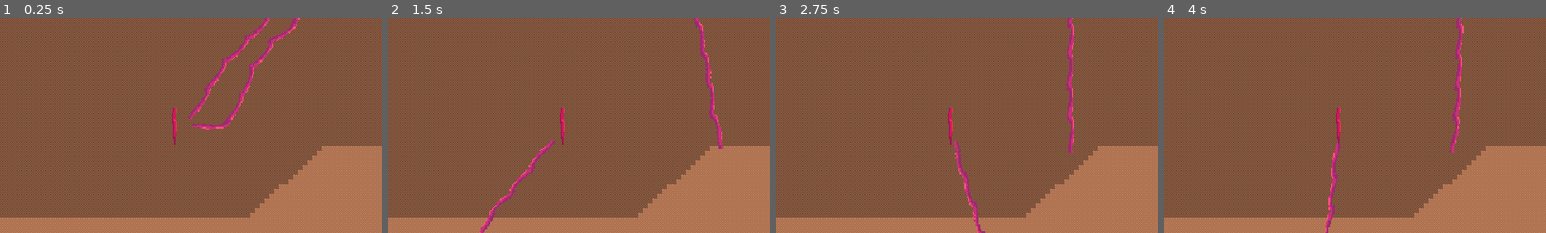
Above: before the commit, frames 1-4 (left to right).
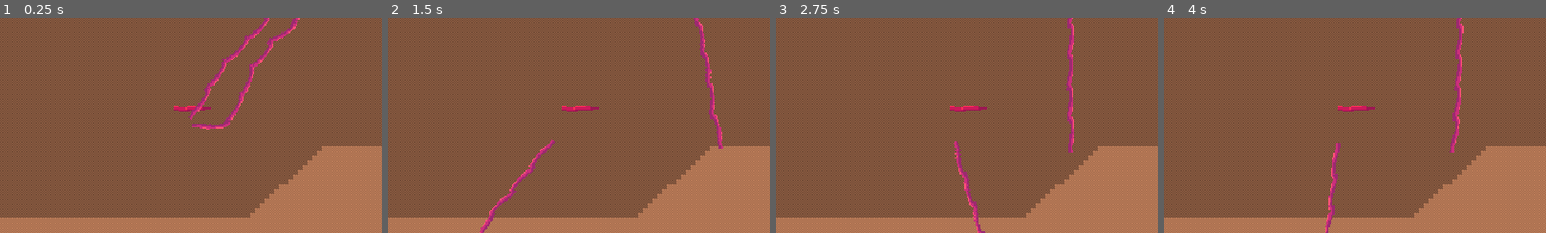
Above: after the commit, the same moments.

Repository: AlbieGray/LD57
Game: Godot game, scene res://Scenes/rope/rope_canvas.tscn
Same seed, same stepped clock (60 frames per second), same inputs: the game is played once before the commit and once after it. This scene is started directly instead of the project's main scene. The engine's default icon, where the game draws it, is replaced by a stand-in: a white triangle on a blue panel in a dark square.
Inputs (mouse positions are % of the whole screen's width and height, from its top left):
- Up to frame 1 (0.25 s): no input
- Up to frame 2 (1.5 s): drag from (80, 48) to (30, 31) at 0.52 s; drag from (80, 65) to (30, 31) at 1.27 s
- Up to frame 3 (2.75 s): move the mouse to (20, 35) at 2.02 s; press the mouse at (20, 35) at 2.03 s
- Up to frame 4 (4 s): release the mouse at (20, 35) at 2.75 s; drag from (55, 50) to (80, 48) at 2.77 s; move the mouse to (35, 25) at 3.52 s; press the mouse at (35, 25) at 3.53 s
The pictures show only the part of the screen within x 7-57%, y 6-56%; the shares and areas given below are measured in that part.

The runs differ from the first frame. In frame 1, 0.3% of the frame differs, in the area x 45-56%, y 40-60%; in frame 2, 0.3%; in frame 3, 0.3%; in frame 4, 0.3%.

Commit message:
fix: tongue tip rotate

Diff:
--- a/Scenes/rope/tongue.tscn
+++ b/Scenes/rope/tongue.tscn
@@ -22,9 +22,11 @@
 
 [node name="tongueSprite" type="Sprite2D" parent="."]
 modulate = Color(1, 0.558456, 0.740954, 1)
-position = Vector2(1.75, 1.5)
+position = Vector2(0, -16)
 scale = Vector2(0.515625, 1.09375)
 texture = ExtResource("2_i0wcl")
+centered = false
+offset = Vector2(-13.03, 0)
 
 [node name="navAgent" type="NavigationAgent2D" parent="."]
 navigation_layers = 4
--- a/Scripts/tongue.gd
+++ b/Scripts/tongue.gd
@@ -52,6 +52,7 @@
 		else:
 			nav_agent.target_position = initial_pos
 	var dir = to_local(nav_agent.get_next_path_position()).normalized()
+	$tongueSprite.rotation = dir.angle() - PI/2
 	velocity = dir * speed
 	move_and_slide()
 
Not shown: 1 places in Scenes/Game.tscn that only renumber resources
